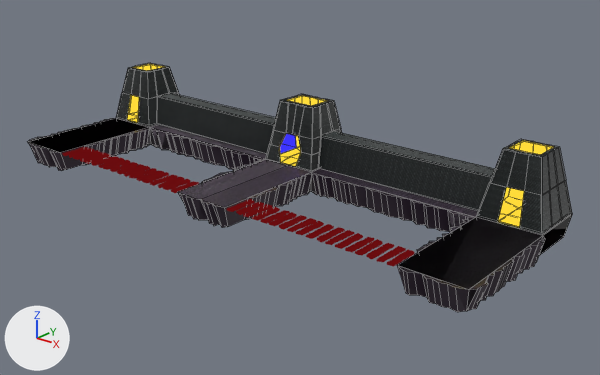
What one commit did to the Blender file blender_unfinished/level_A.blend.
Rendered twice from a 50 mm lens placed at (17.0, -16.81, 9.04), pointed at (1.07, 2.35, -0.32). The axes (+X, +Y, +Z) are drawn at lower left. The lights are the same throughout. Mesh edges are drawn as thin lines on the coarser meshes.

The first picture shows 'Bunker', 'Bunker.001', 'Level'.
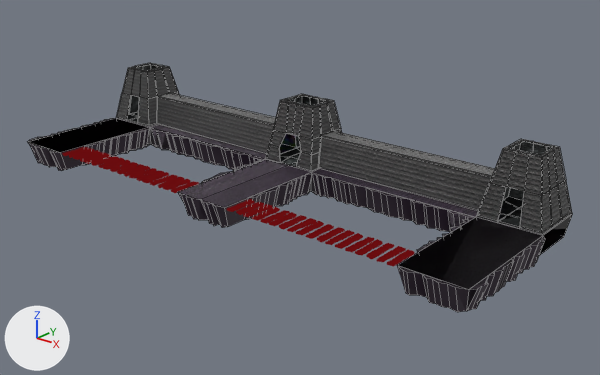
Boxes (x1, y1, x2, y2) around the edits, measured in the pictures (600 x 375 px):
'Bunker', surface changed (black to grey)
    both: (116, 63, 568, 235)
'Bunker.001', surface changed (yellow to black)
    both: (127, 64, 553, 227)
part 1 of me_cube, surface changed (black to grey)
    both: (116, 63, 572, 235)

What changed in the scene script:
```text
Add img_pastel_texture_normal_png:
    img_pastel_texture_normal_png = load_image('Pastel_texture_normal.png', 'tile_texture/Pastel_texture_normal.png', 500, 500, 'sRGB')
Add img_pastel_texture_png:
    img_pastel_texture_png = load_image('Pastel_texture.png', 'tile_texture/Pastel_texture.png', 500, 500, 'sRGB')
Add img_wall_texture_png:
    img_wall_texture_png = load_image('Wall_texture.png', 'tile_texture/Wall_texture.png', 500, 500, 'sRGB')
Add img_wall_texture_normal_png:
    img_wall_texture_normal_png = load_image('Wall_texture_normal.png', 'tile_texture/Wall_texture_normal.png', 500, 500, 'sRGB')
Change mat_wall_exterior:
    remove n1 = _N.new('ShaderNodeTexImage'); n1.name = 'Image Texture'
    remove n1.image = img_outer_texture_png
    add n1 = _N.new('ShaderNodeTexImage'); n1.name = 'Image Texture'
    add n1.image = img_wall_texture_png
    where n4 = _N.new('ShaderNodeTexImage'); n4.name = 'Image Texture.001'
    n4.image: img_outer_texture_normal_png -> img_wall_texture_normal_png
Change mat_wall_interior:
    remove # nodes: Emission, OutputMaterial
    remove # colours: yellow #ffdb3a
    nodes: BsdfPrincipled, NormalMap, OutputMaterial, TexImage x2
    uses the picture img_outer_texture_normal_png
    uses the picture img_outer_texture_png
Change mat_corridor:
    remove # nodes: Emission, OutputMaterial
    remove # colours: blue #3c33ff
    nodes: BsdfPrincipled, NormalMap, OutputMaterial, TexImage x2
    uses the picture img_pastel_texture_normal_png
    uses the picture img_pastel_texture_png
Change me_cube:
    where me_cube.from_pydata(...)  # 98 vertices, 84 faces, 3 loose edges; spans x 0.0..8.94, y 3.01..4.99, z 0.03..2.02
    used by ob_bunker; location = (0.0, 0.0, 0.0)
    me_cube part 1: texture (UV) coordinates of 55 of 84 faces, centred in x 0.15..8.83, y 3.07..4.88, z 0.28..2.02, changed; they spanned u -3.92..4.92, v -2.13..3.13 and now span u -0.42..1.28, v 0.33..0.7
```
